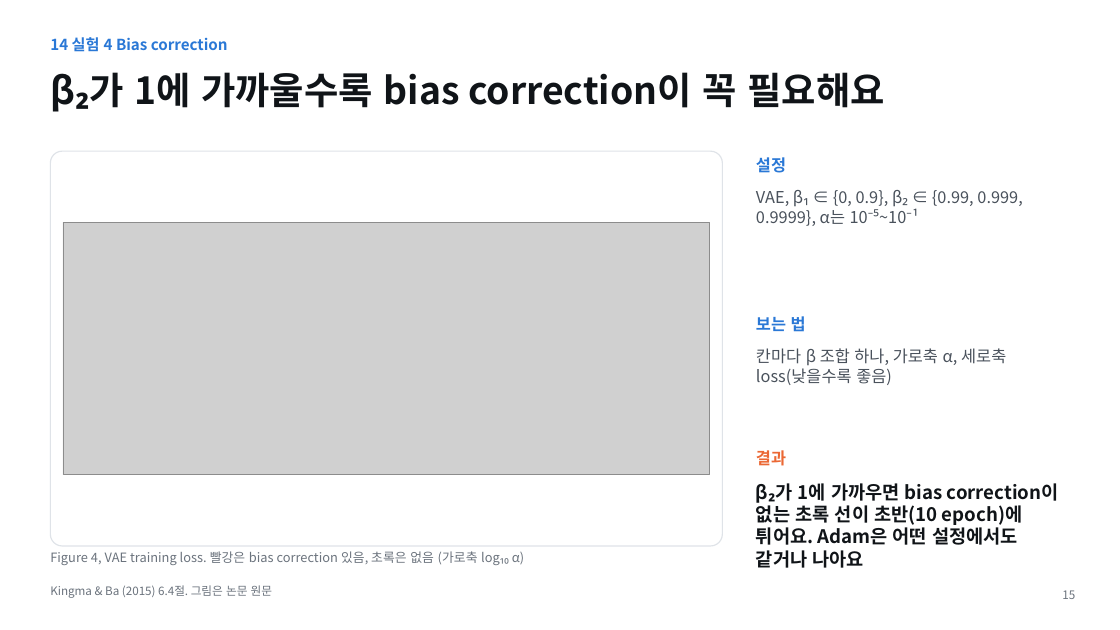
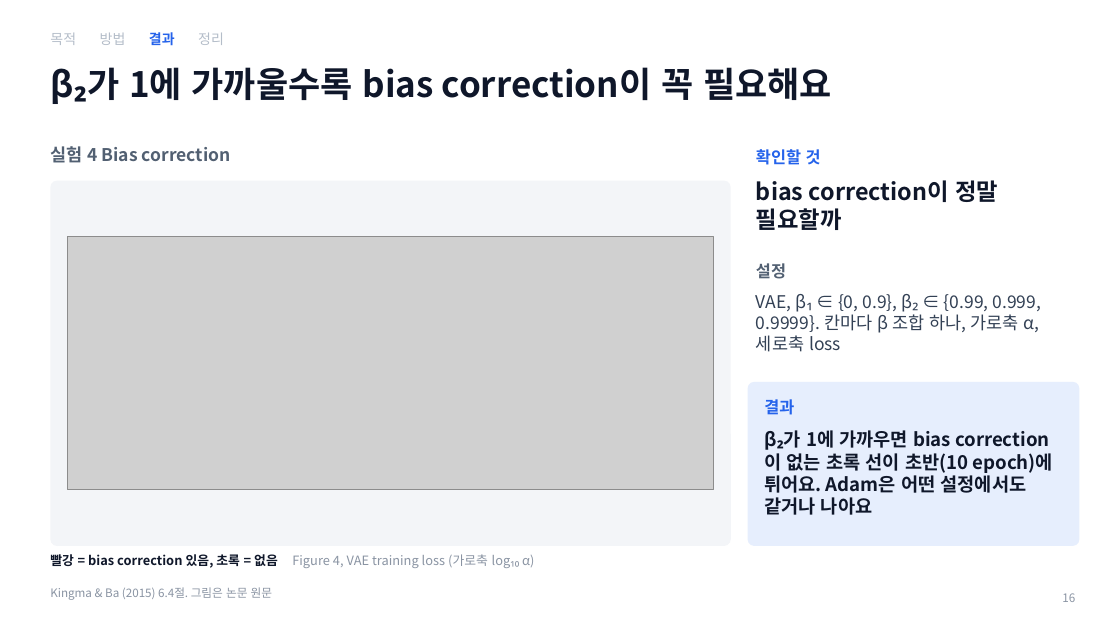
Before and after one commit to tkdgh123/tkdgh123.github.io, a slide deck: slide 16 of adam/Adam_PaperSeminar.pptx (slide 15 before the commit). Drawn at 1120x630 pixels with LibreOffice and Linux fonts; fonts in the diff are those of the drawing; grey boxes stand for pictures. Boxes give left, top, right and bottom in pixels: in the first picture for what was removed or moved away, otherwise in the second. Text is boxed around its words. In the diff, an @@ line names an element or a change of style, - is before the commit and + after.

```diff
--- a/adam/Adam_PaperSeminar.pptx
+++ b/adam/Adam_PaperSeminar.pptx
@@ text added at bbox=[50, 32, 224, 45], 12 pt, text #B4BDC9 @@
+목적 방법 결과 정리
@@ title "β₂가 1에 가까울수록 bias correction이 ..." at bbox=[50, 67, 832, 104]: size 32 to 30 pt, text colour #101418 to #0F172A @@
@@ text at bbox=[50, 146, 231, 163]: text changed; size 13 to 15 pt; text colour #2A78D6 to #526072 @@
-14 실험 4 Bias correction
+실험 4 Bias correction
@@ text added at bbox=[756, 149, 821, 165], 14 pt, text #2563EB, bold @@
+확인할 것
@@ rounded rectangle: place and size @@
-rounded rectangle at bbox=[50, 151, 723, 546]
+rounded rectangle at bbox=[50, 181, 731, 546]
@@ rounded rectangle at bbox=[50, 181, 731, 546]: fill #FFFFFF to #F3F5F8; outline #DFE3E8 1 pt to none; proportions changed @@
@@ text removed at bbox=[756, 190, 1022, 226] @@
-VAE, β₁ ∈ {0, 0.9}, β₂ ∈ {0.99, 0.999, 0.9999}, α는 10⁻⁵~10⁻¹
@@ text added at bbox=[756, 180, 998, 230], 20 pt, text #0F172A, bold @@
+bias correction이 정말 필요할까
@@ picture: place and size @@
-picture at bbox=[63, 223, 710, 476]
+picture at bbox=[67, 237, 714, 490]
@@ text "설정": place and size @@
-text "설정" at bbox=[756, 157, 786, 173]
+text "설정" at bbox=[756, 263, 786, 279]
@@ text "설정" at bbox=[756, 263, 786, 279]: text colour #2A78D6 to #526072 @@
@@ text at bbox=[756, 294, 1042, 352]: text changed; size 14 to 15 pt; text colour #4A525C to #334155 @@
-칸마다 β 조합 하나, 가로축 α, 세로축 loss(낮을수록 좋음)
+VAE, β₁ ∈ {0, 0.9}, β₂ ∈ {0.99, 0.999, 0.9999}. 칸마다 β 조합 하나, 가로축 α, 세로축 loss
@@ text removed at bbox=[756, 316, 806, 332] @@
-보는 법
@@ rounded rectangle added at bbox=[748, 382, 1080, 546], fill #E6EEFD @@
@@ text "결과": place and size @@
-text "결과" at bbox=[756, 450, 786, 466]
+text "결과" at bbox=[764, 399, 794, 415]
@@ text "결과" at bbox=[764, 399, 794, 415]: text colour #EB6834 to #2563EB @@
@@ text "β₂가 1에 가까우면 bias correction이 ...": place and size @@
-text "β₂가 1에 가까우면 bias correction이 ..." at bbox=[756, 483, 1059, 568]
+text "β₂가 1에 가까우면 bias correction이 ..." at bbox=[764, 430, 1053, 515]
@@ text "β₂가 1에 가까우면 bias correction이 ..." at bbox=[764, 430, 1053, 515]: text colour #101418 to #0F172A @@
@@ text at bbox=[50, 554, 534, 568]: text changed; text colour #6B737D to #8A94A3 @@
-Figure 4, VAE training loss. 빨강은 bias correction 있음, 초록은 없음 (가로축 log₁₀ α)
+빨강 = bias correction 있음, 초록 = 없음 Figure 4, VAE training loss (가로축 log₁₀ α)
@@ text "Kingma & Ba (2015) 6.4절. ..." at bbox=[50, 587, 272, 600]: text colour #6B737D to #8A94A3 @@
@@ page number removed at bbox=[1062, 590, 1075, 599] @@
-15
@@ page number added at bbox=[1062, 593, 1075, 602], 10 pt, text #8A94A3 @@
+16
```
Also in this commit, not shown: 15 other slides changed, 2 slides added, 1 slide removed, 3 other files.
